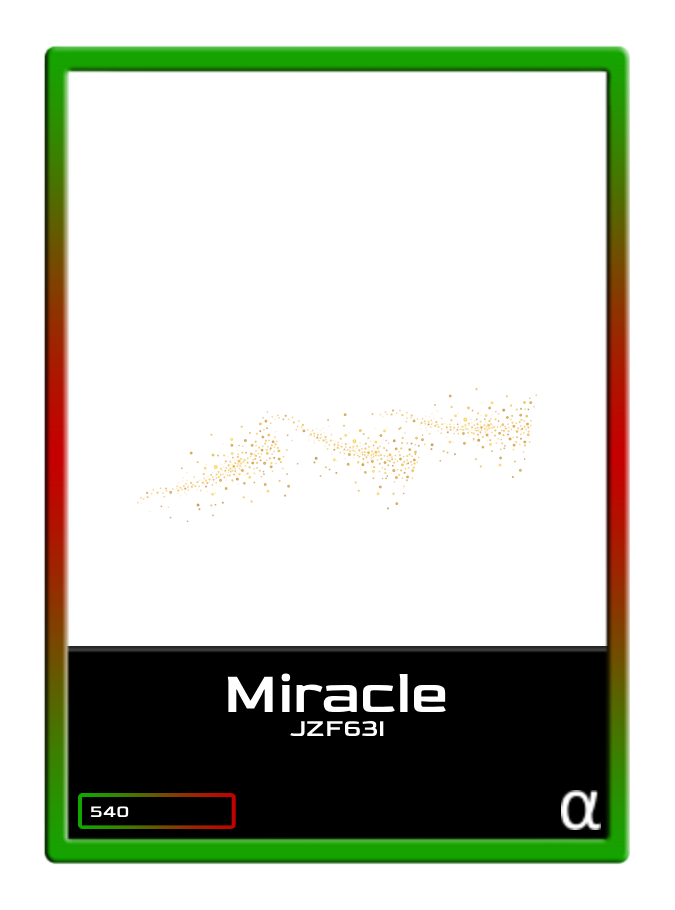
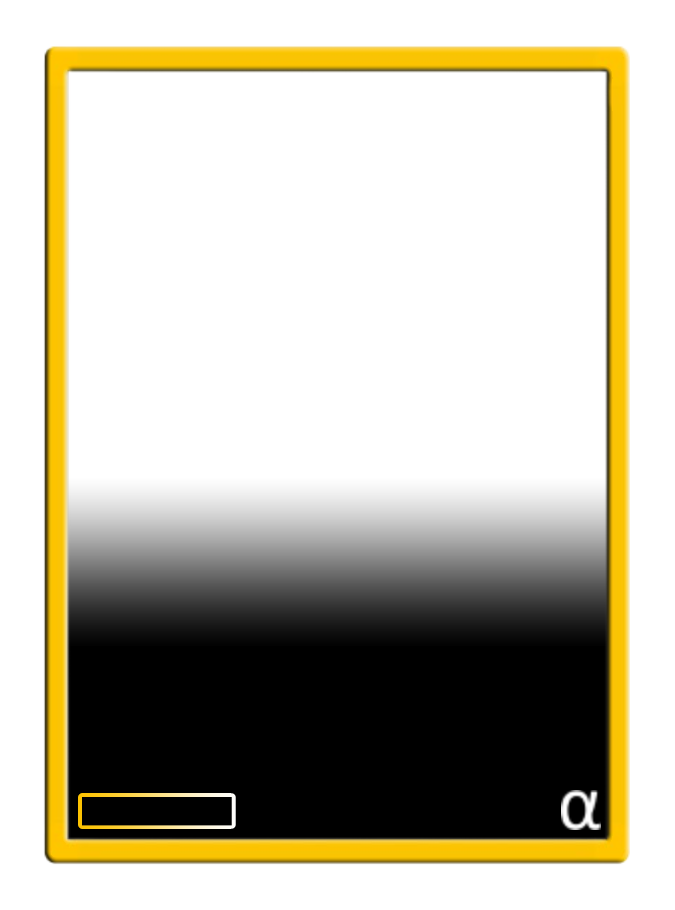
Two versions of the same layered image (675×910). Layer-by-layer changes:
hid "JZF63I" over [290, 721, 384, 736]
hid "540" over [90, 806, 129, 817]
hid "Miracle" over [227, 673, 446, 712]
moved "Layer 1" above "Shape", painted on it over [56, 388, 617, 649]
